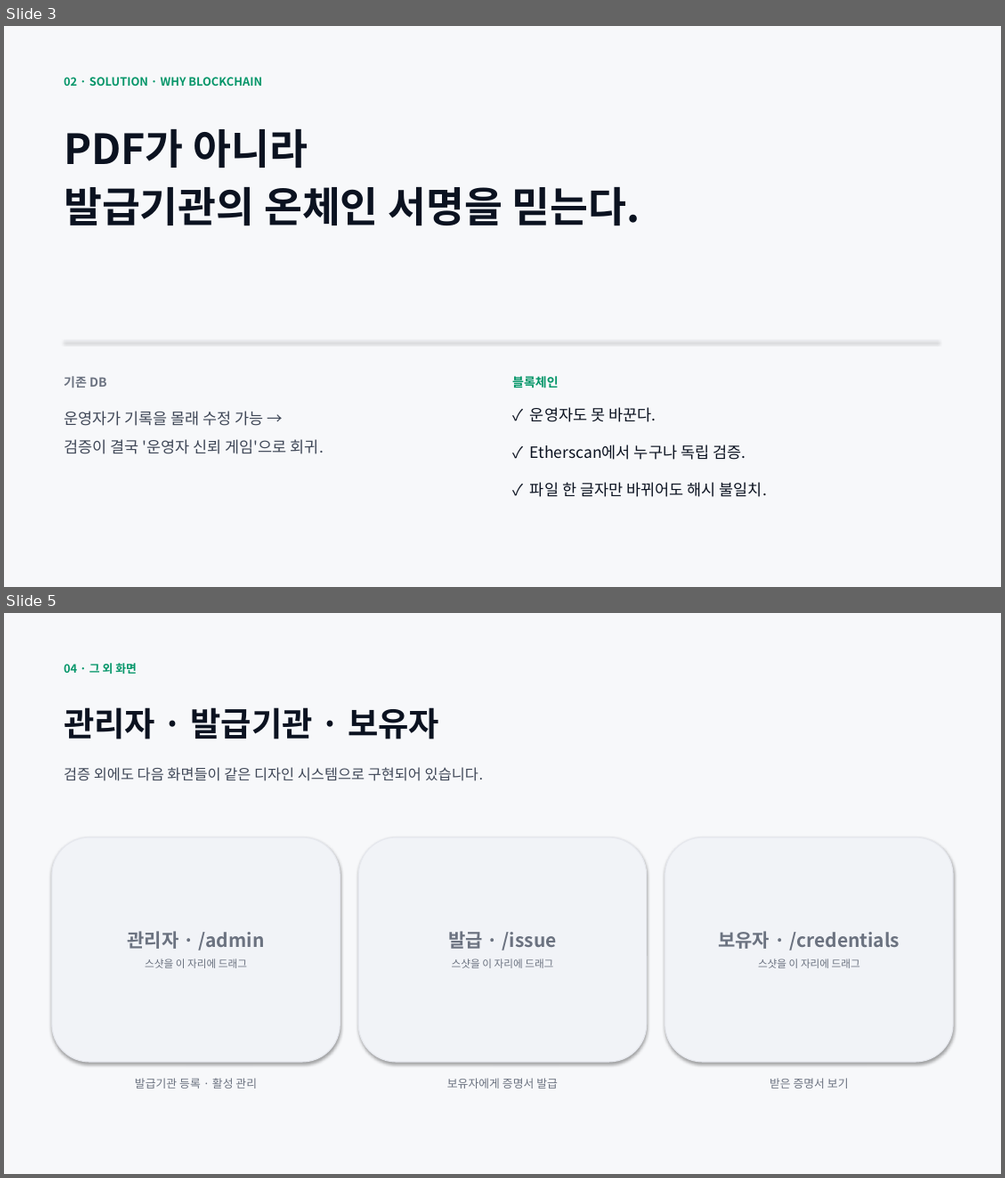
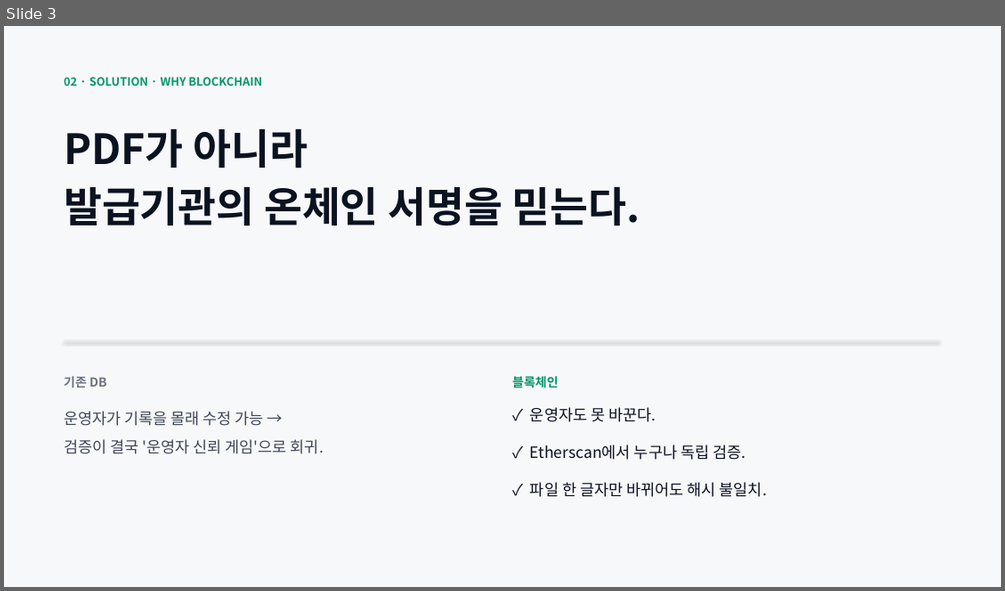
Before and after one commit to geunhoworkspace0916-ops/Proofolio, a slide deck: docs/Proofolio_발표.pptx. Shown one above the other, each under a label of ours: slides 3 and 5 before the commit, slide 3 after it; the slides between them are not shown. The pictures are 1005x1178 and 1005x591 pixels, drawn with LibreOffice and Linux fonts; fonts in the diff are those of the drawing. Boxes give left, top, right and bottom in pixels: in the first picture for what was removed or moved away, otherwise in the second. Text is boxed around its words. In the diff, an @@ line names an element or a change of style, - is before the commit and + after.

```diff
--- a/docs/Proofolio_발표.pptx
+++ b/docs/Proofolio_발표.pptx
@@ slide 5 removed at box(4, 613, 1001, 1174), background #F7F8FA @@
@@ text removed at box(64, 663, 137, 674) @@
-04 · 그 외 화면
@@ text removed at box(64, 707, 439, 739) @@
-관리자 · 발급기관 · 보유자
@@ text removed at box(64, 767, 483, 781) @@
-검증 외에도 다음 화면들이 같은 디자인 시스템으로 구현되어 있습니다.
@@ rounded rectangle removed at box(52, 837, 340, 1062) @@
-관리자 · /admin
-스샷을 이 자리에 드래그
@@ rounded rectangle removed at box(358, 837, 647, 1062) @@
-발급 · /issue
-스샷을 이 자리에 드래그
@@ rounded rectangle removed at box(665, 837, 953, 1062) @@
-보유자 · /credentials
-스샷을 이 자리에 드래그
@@ text removed at box(135, 1078, 257, 1088) @@
-발급기관 등록 · 활성 관리
@@ text removed at box(447, 1078, 558, 1088) @@
-보유자에게 증명서 발급
@@ text removed at box(769, 1078, 849, 1088) @@
-받은 증명서 보기
```
Also in this commit, not shown: 3 slides changed, 3 slides added, 3 other files.
